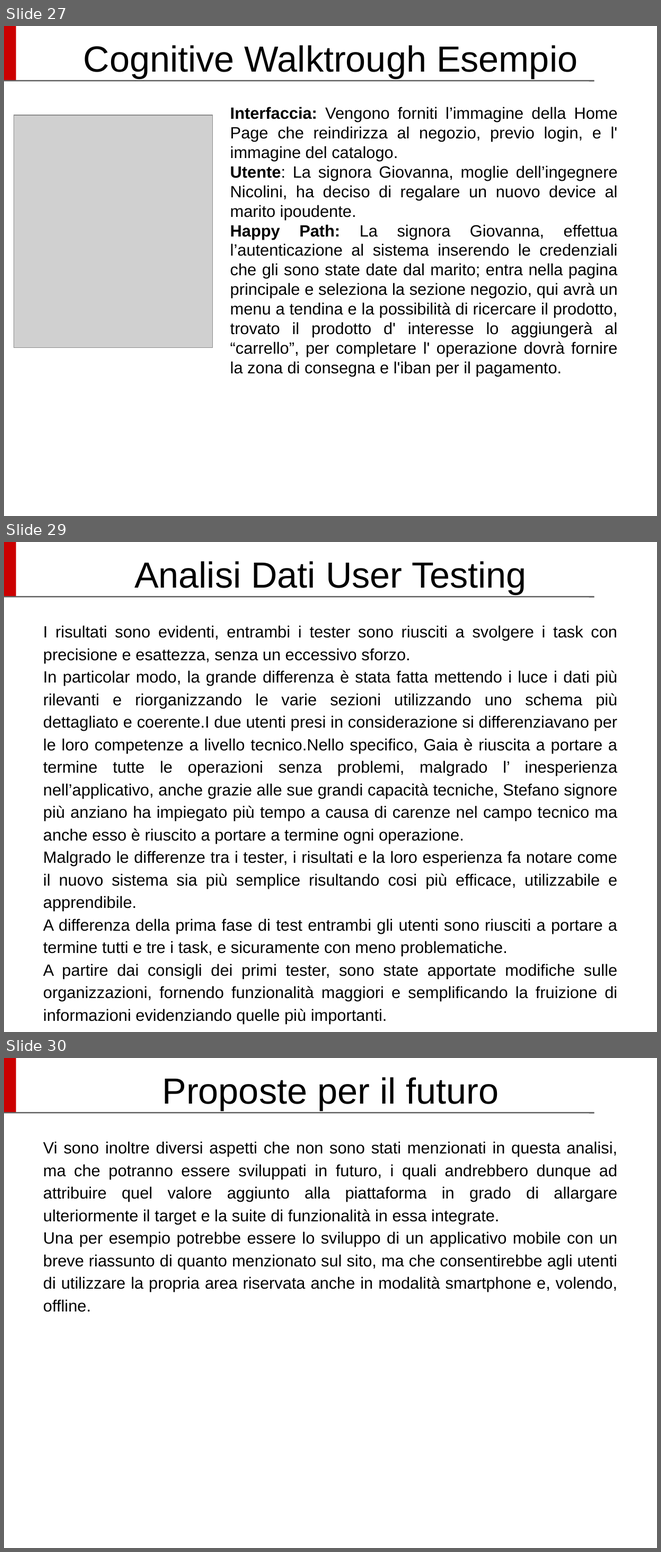
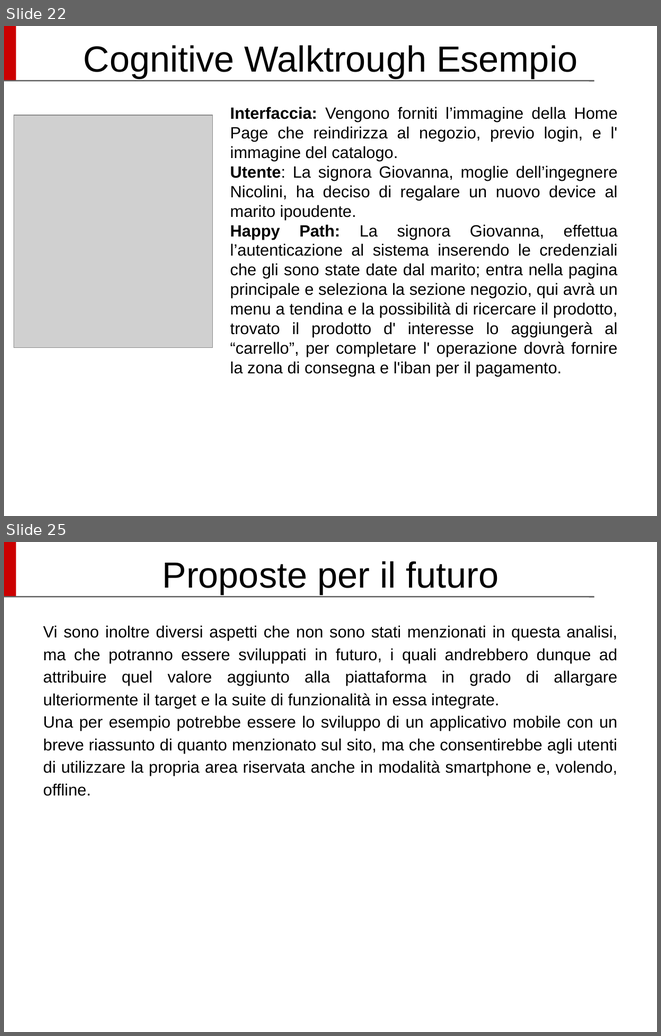
Before and after one commit to Siber93/UsabilitaProject, a slide deck: UUX_SlideProject_Cochlear.odp. Shown one above the other, each under a label of ours: slides 27, 29 and 30 before the commit, slides 22 and 25 after it; the slides between them are not shown. The pictures are 661x1552 and 661x1036 pixels, drawn with LibreOffice and Linux fonts; fonts in the diff are those of the drawing; grey boxes stand for pictures; background and template pictures are left out. Boxes give left, top, right and bottom in pixels: in the first picture for what was removed or moved away, otherwise in the second. Text is boxed around its words. In the diff, an @@ line names an element or a change of style, - is before the commit and + after.

Commit message:
modifiche slide
slide modificate

```diff
--- a/UUX_SlideProject_Cochlear.odp
+++ b/UUX_SlideProject_Cochlear.odp
@@ slide 29 removed at bbox=[4, 542, 657, 1032], background #FFFFFF; not listed: 2 template elements that a slide beside it also shows @@
@@ title removed at bbox=[134, 561, 527, 594] @@
-Analisi Dati User Testing
@@ text removed at bbox=[43, 625, 618, 978] @@
-I risultati sono evidenti, entrambi i tester sono riusciti a svolgere i task con precisione e esattezza, senza un eccessivo sforzo.
-In particolar modo, la grande differenza è stata fatta mettendo i luce i dati più rilevanti e riorganizzando le varie sezioni utilizzando uno schema più dettagliato e coerente.I due utenti presi in considerazione si differenziavano per le loro competenze a livello tecnico.Nello specifico, Gaia è riuscita a portare a termine tutte le operazioni senza problemi, malgrado l’ inesperienza nell’applicativo, anche grazie alle sue grandi capacità tecniche, Stefano signore più anziano ha impiegato più tempo a causa di carenze nel campo tecnico ma anche esso è riuscito a portare a termine ogni operazione.
-Malgrado le differenze tra i tester, i risultati e la loro esperienza fa notare come il nuovo sistema sia più semplice risultando cosi più efficace, utilizzabile e apprendibile.
-A differenza della prima fase di test entrambi gli utenti sono riusciti a portare a termine tutti e tre i task, e sicuramente con meno problematiche.
-A partire dai consigli dei primi tester, sono state apportate modifiche sulle organizzazioni, fornendo funzionalità maggiori e semplificando la fruizione di informazioni evidenziando quelle più importanti.
@@ what was slide 27 is now slide 22 @@
@@ what was slide 30 is now slide 25 @@
```
Also in this commit, not shown: 3 slides changed, 2 slides added, 6 other slides removed, 3 other files.
